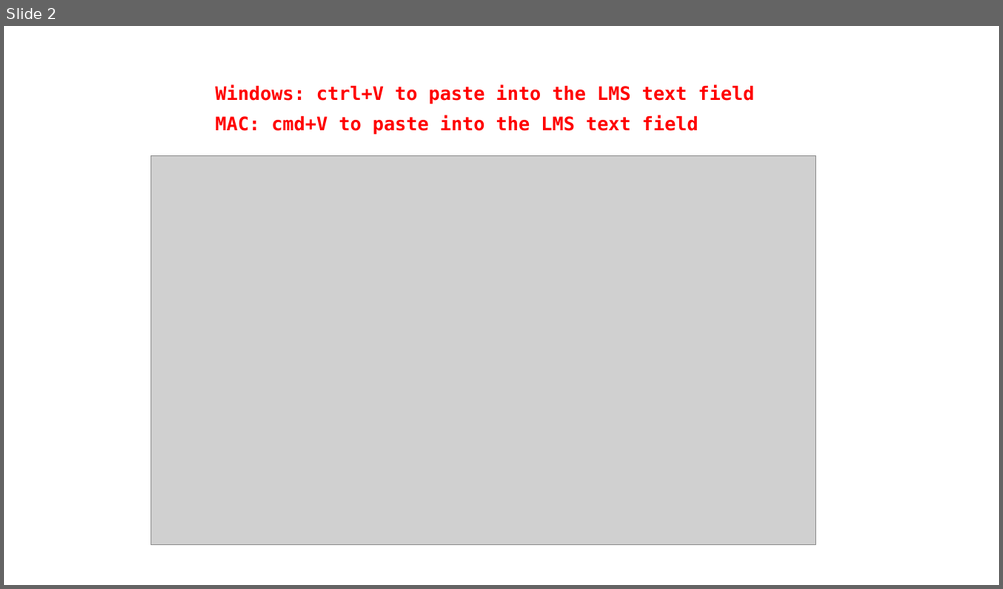
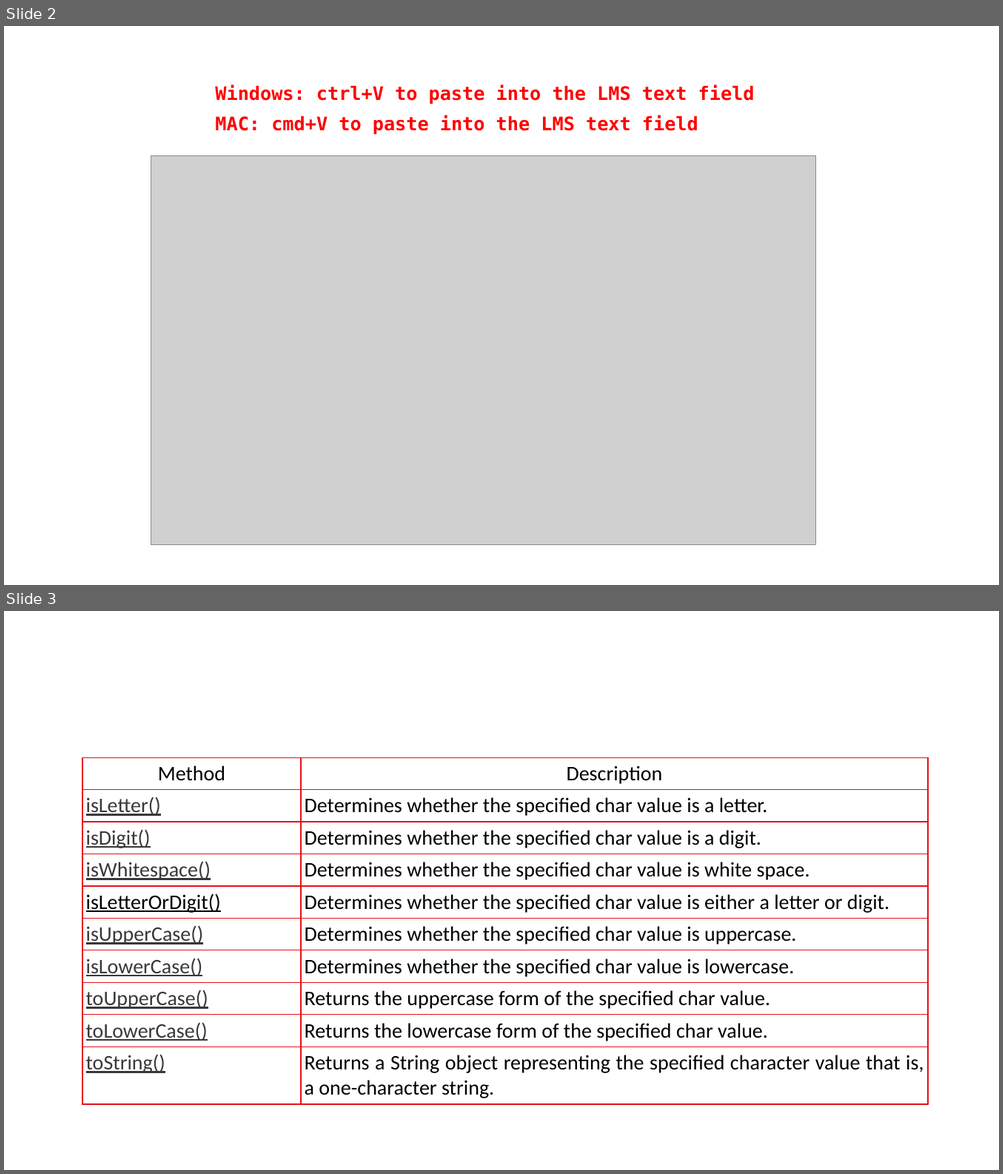
Before and after one commit to mefitzgerald/oof, a slide deck: ws_week12/SlideImages.pptx. Shown one above the other, each under a label of ours: slide 2 before the commit, slides 2 and 3 after it. The pictures are 1003x589 and 1003x1174 pixels, drawn with LibreOffice and Linux fonts; fonts in the diff are those of the drawing; grey boxes stand for pictures. Boxes give left, top, right and bottom in pixels: in the first picture for what was removed or moved away, otherwise in the second. Text is boxed around its words. In the diff, an @@ line names an element or a change of style, - is before the commit and + after.

Commit message:
add link & character class

```diff
--- a/ws_week12/SlideImages.pptx
+++ b/ws_week12/SlideImages.pptx
@@ slide 3 added at (4,611,999,1170), background #FFFFFF @@
@@ table added at (82,758,928,1102), 10 rows, 2 columns @@
+Method | Description
+isLetter() | Determines whether the specified char value is a letter.
+isDigit() | Determines whether the specified char value is a digit.
+isWhitespace() | Determines whether the specified char value is white space.
+isLetterOrDigit() | Determines whether the specified char value is either a letter or digit.
+isUpperCase() | Determines whether the specified char value is uppercase.
+isLowerCase() | Determines whether the specified char value is lowercase.
+toUpperCase() | Returns the uppercase form of the specified char value.
+toLowerCase() | Returns the lowercase form of the specified char value.
+toString() | Returns a String object representing the specified character value that is, a one-character string.
```
Also in this commit, not shown: 2 other files.
